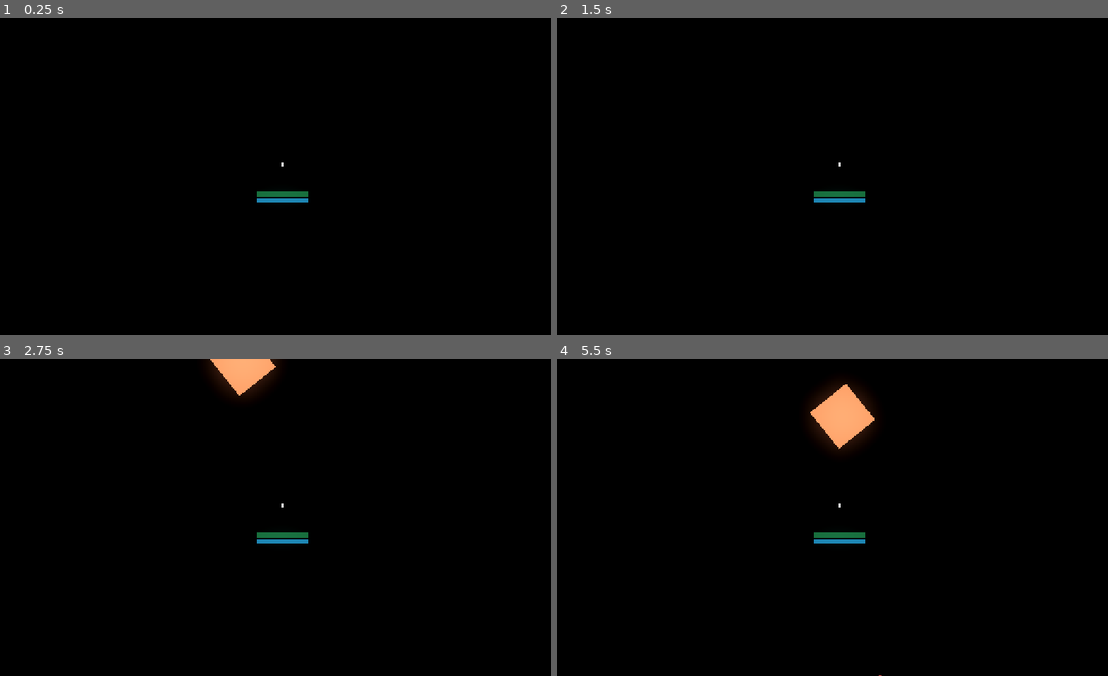
Above: before the commit, frames 1-4 (two rows, left to right).
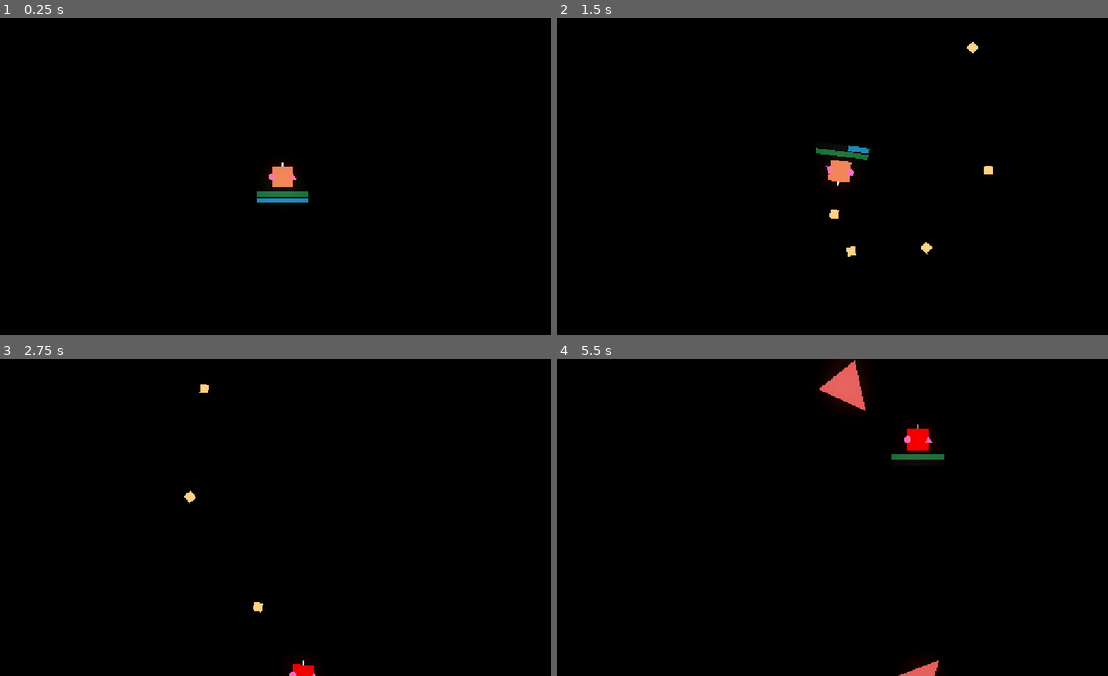
Above: after the commit, the same moments.

Repository: jbuehler23/blorg
Game: Godot game, scene res://scenes/screens/game.tscn
Same seed, same stepped clock (60 frames per second), same inputs: the game is played once before the commit and once after it.
Inputs:
- Up to frame 1 (0.25 s): no input
- Up to frame 2 (1.5 s): tap Enter at 0.5 s; hold D (rotate_right) 0.53-1.28 s; hold Space (shoot) 0.53-1.28 s; hold S (backward) from 1.28 s (still down); tap Space (shoot) at 1.35 s
- Up to frame 3 (2.75 s): release S (backward) at 2.03 s; hold D (rotate_right) from 2.03 s (still down); hold Space (shoot) from 2.03 s (still down)
- Up to frame 4 (5.5 s): release D (rotate_right) at 2.78 s; release Space (shoot) at 2.78 s; hold W (forward) 2.78-3.53 s; tap Space (shoot) at 2.85, 4.35 s; hold Space (shoot) 3.53-4.28 s; hold A (rotate_left) 3.53-5.03 s; hold S (backward) from 5.03 s (still down); hold Space (shoot) from 5.03 s (still down)

The runs differ from the first frame. In frame 1, 0.3% of the frame differs, in the area x 48-54%, y 46-54%; in frame 2, 1.0%; in frame 3, 1.7%; in frame 4, 3.1%, in the area x 45-71%, y 0-100%.
Error before the commit: Parse Error: Function "shotgun_burst()" not found in base self. (res://scripts/ships/player.gd:84)

Commit message:
feat: add different fire type per ship type - circle fires shotgun, square is continuous, triangle is burst

Diff:
--- a/scripts/ships/player.gd
+++ b/scripts/ships/player.gd
@@ -81,7 +81,7 @@
 		ShapeBuilder.Type.TRIANGLE:
 			await triangle_burst()
 		ShapeBuilder.Type.CIRCLE:
-			shotgun_burst()
+			shotgun_blast()
 		ShapeBuilder.Type.SQUARE:
 			normal_shot()
 	emit_signal("charge_changed", charges, max_charges)
@@ -96,15 +96,24 @@
 		ship.modulate = Color.WHITE
 		emit_signal("charge_changed", charges, max_charges)
 
+func shotgun_blast() -> void:
+	var count = 5
+	var spread = deg_to_rad(30.0)
+	var half = count / 2
+	for i in count:
+		var angle = rotation + (i - half) * (spread / count)
+		fire_laser()
+
+func normal_shot() -> void:
+	fire_laser()
+
 func triangle_burst() -> void:
 	if charges >= 3:
 		for i in 3:
 			fire_laser()
 			await get_tree().create_timer(0.1).timeout
-		charges -= 3
 	else:
 		fire_laser()
-		charges -= 1
 
 func fire_laser() -> void:
 	charges -= 1
